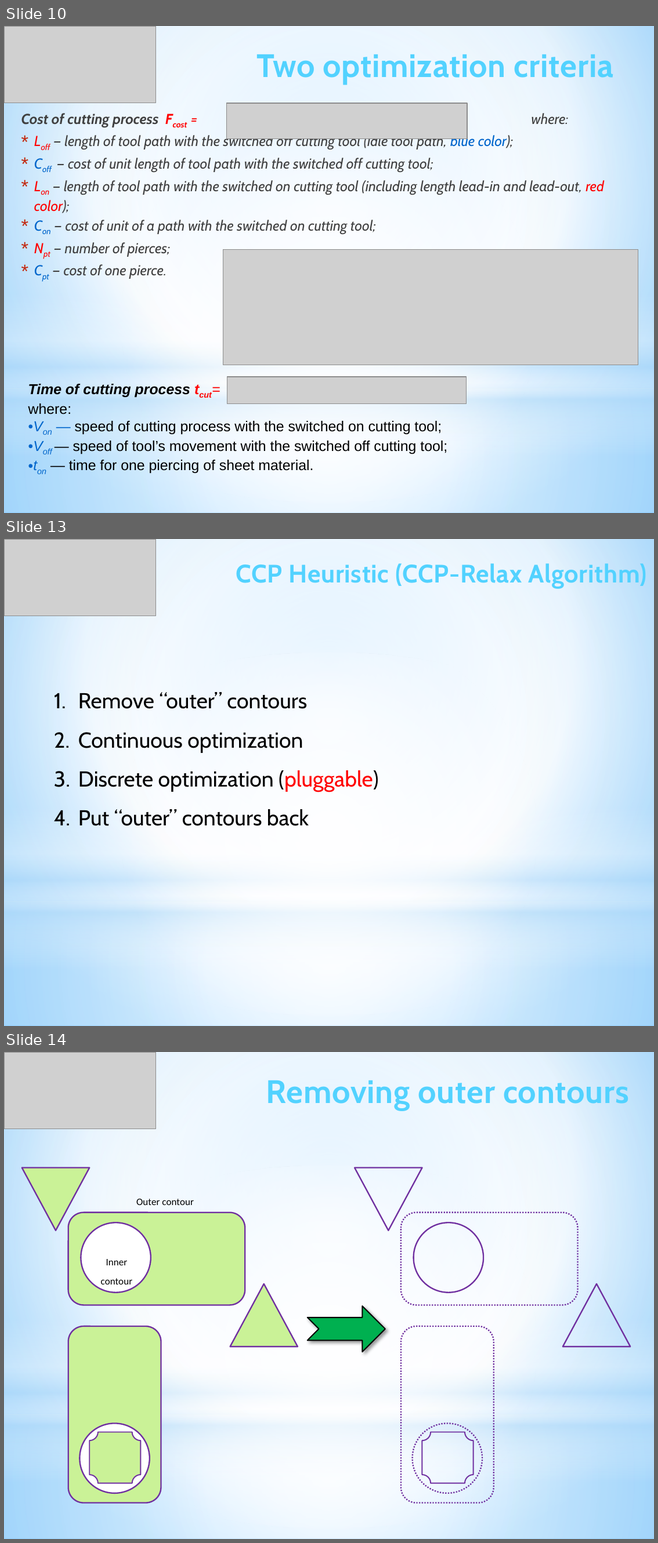
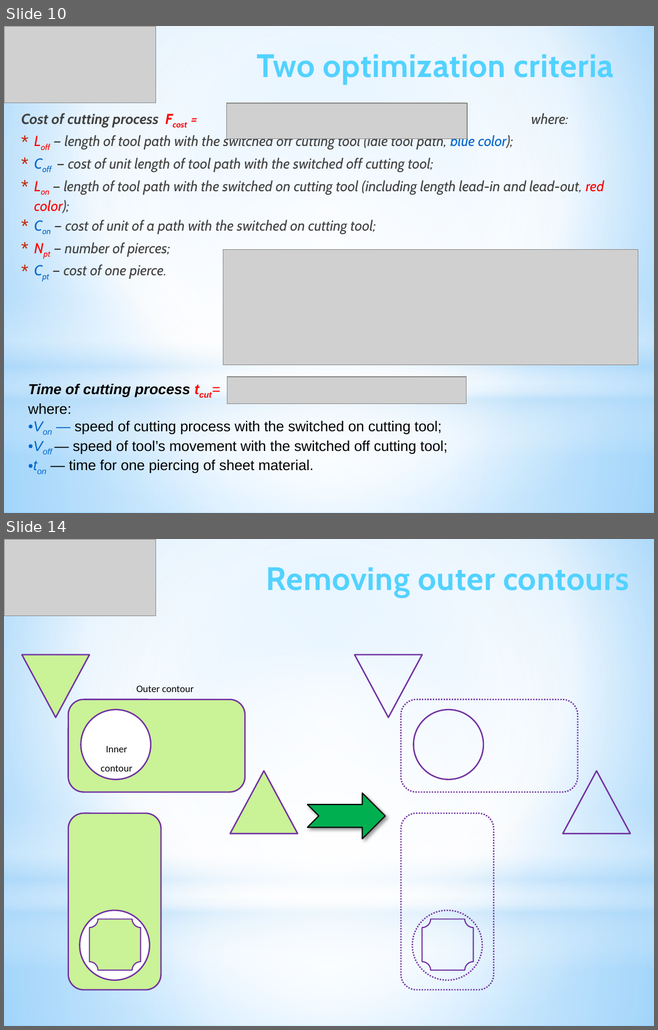
Before and after one commit to ukoloff/LaTeX, a slide deck: 2024/iGSCCP.pptx. Shown one above the other, each under a label of ours: slides 10, 13 and 14 before the commit, slides 10 and 14 after it; the slides between them are not shown. The pictures are 658x1543 and 658x1030 pixels, drawn with LibreOffice and Linux fonts; fonts in the diff are those of the drawing; grey boxes stand for pictures. Boxes give left, top, right and bottom in pixels: in the first picture for what was removed or moved away, otherwise in the second. Text is boxed around its words. In the diff, an @@ line names an element or a change of style, - is before the commit and + after.

```diff
--- a/2024/iGSCCP.pptx
+++ b/2024/iGSCCP.pptx
@@ slide 13 removed at (4, 539, 654, 1026), background gradient #9ED5FF to #FFFFFF to #5BB9FF; not listed: 4 template elements that a slide beside it also shows @@
@@ picture removed at (4, 539, 155, 616) @@
@@ text removed at (236, 563, 647, 589) @@
-CCP Heuristic (CCP-Relax Algorithm)
@@ text removed at (78, 692, 378, 826) @@
-1. Remove “outer” contours
-2. Continuous optimization
-3. Discrete optimization (pluggable)
-4. Put “outer” contours back
```
Also in this commit, not shown: 1 slide changed, 2 slides added, 1 other slide removed.
